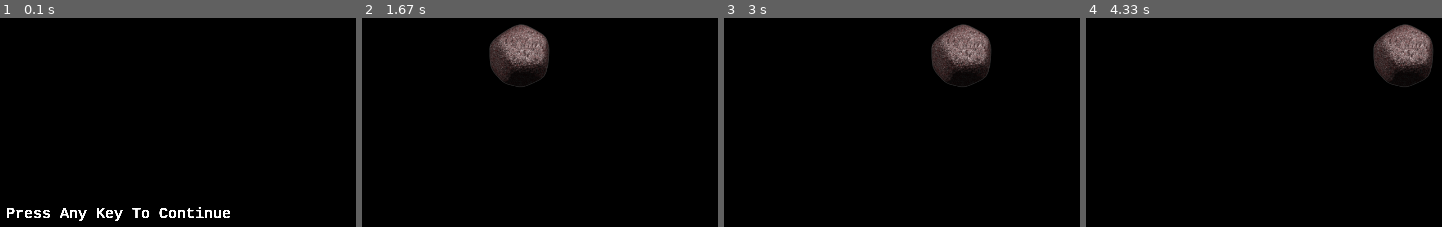
Above: before the commit, frames 1-4 (left to right).
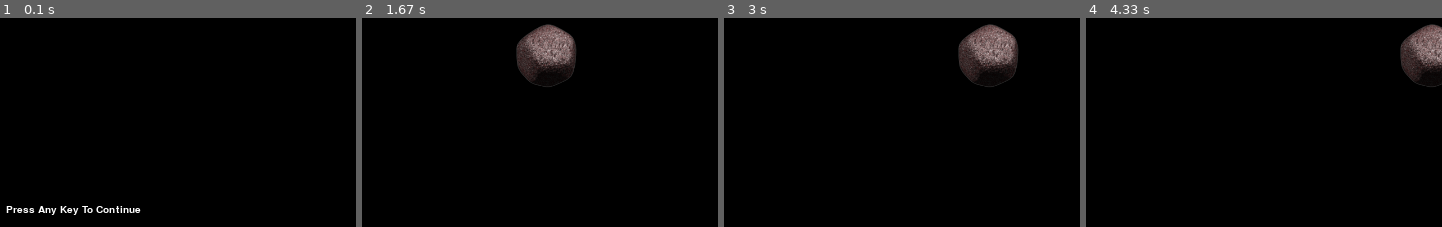
Above: after the commit, the same moments.

Repository: alanxoc3/pygame-asteroids
Game: pygame game, started from src/game.py
Two runs of this game, one before a commit and one after it. Both use one fixed random seed, a clock stepped at 60 frames per second and the inputs below.
Inputs:
- Up to frame 1 (0.1 s): no input
- Up to frame 2 (1.67 s): hold Right 0.33-0.8 s; hold Up 0.83-1.13 s; hold Right 1.17-1.63 s
- Up to frame 3 (3 s): no input
- Up to frame 4 (4.33 s): no input

The runs differ from the first frame. In frame 1, 1.6% of the frame differs, in the area x 1-65%, y 89-98%; in frame 2, 4.5%, in the area x 35-61%, y 2-34%; in frame 3, 4.5%; in frame 4, 3.6%.

Commit message:
Fixed font stuff

Diff:
--- a/src/assets.py
+++ b/src/assets.py
@@ -1,6 +1,5 @@
 import pygame as pg
 
-global b
 CAPTION = "4-Direction Movement with Animation"
 SCREEN_SIZE = (500, 500)
 
@@ -18,7 +17,11 @@
 BLACK     = (  0,   0,   0)
 BGCOLOR   = BLACK
 
-
 def load_assets():
   global ASTEROID_SHEET
+  global LABEL
+  global FONT
+
+  FONT = pg.font.Font(None, 15)
+  LABEL = FONT.render("Press Any Key To Continue", 1, (255,255,255))
   ASTEROID_SHEET = pg.image.load("assets/asteroids.png").convert_alpha()
--- a/src/game.py
+++ b/src/game.py
@@ -28,7 +28,6 @@
     self.clock  = pg.time.Clock()
     self.fps = 60
     self.done = False
-    self.keys = pg.key.get_pressed()
     self.asteroid = asts.Asteroid(self.screen_rect.center, 3)
 
   def event_loop(self):
@@ -36,10 +35,11 @@
     Pass events on to the player.
     """
     for event in pg.event.get():
-      if event.type == pg.QUIT or self.keys[pg.K_ESCAPE]:
+      if event.type == pg.QUIT:
         self.done = True
       elif event.type in (pg.KEYUP, pg.KEYDOWN):
-        self.keys = pg.key.get_pressed()
+        return True
+    return False
 
   def display_fps(self):
     """
@@ -64,18 +64,37 @@
     self.asteroid.draw(self.screen)
     pg.display.update()
 
+  def render_start_screen(self):
+    """
+    Perform all necessary drawing and update the screen.
+    """
+    self.screen.fill(assets.BACKGROUND_COLOR)
+    DISPLAYSURF.blit(assets.LABEL, (150, 400))
+    pg.display.update()
+
   def main_loop(self):
     """
     Our main game loop; I bet you'd never have guessed.
     """
-    showStartScreen()
+    startScreen = True
+
     while not self.done:
-      self.event_loop()
-      self.update()
-      self.render()
+      tmp = self.event_loop()
+
+      if not startScreen:
+        self.update()
+
+      # Render
+      if startScreen:
+        self.render_start_screen()
+      else:
+        self.render()
+
+      if startScreen:
+        startScreen = not tmp
+
       self.clock.tick(self.fps)
       self.display_fps()
-
 
 def split_sheet(sheet, size, columns, rows):
   """
@@ -94,8 +113,6 @@
     subsurfaces.append(row)
   return subsurfaces
 
-
-
 def checkForKeyPress():
   keyUpEvents = pg.event.get(pg.KEYUP)
   if len(keyUpEvents) == 0:
@@ -103,23 +120,6 @@
   if keyUpEvents[0].key == pg.K_ESCAPE:
     terminate()
   return keyUpEvents[0].key
-
-
-def showStartScreen():
-  while True:
-
-    myfont = pg.font.SysFont("monospace", 15)
-
-    # render text
-    label = myfont.render("Press Any Key To Continue", 1, (255,255,255))
-    DISPLAYSURF.blit(label, (150, 400))
-
-
-
-    if checkForKeyPress():
-      pg.event.get() # clear event queue
-      return
-    pg.display.update()
 
 def main():
   """
Not shown, removed: src/assets.pyc
Not shown, removed: src/asteroid.pyc
Not shown, removed: src/tools.pyc
